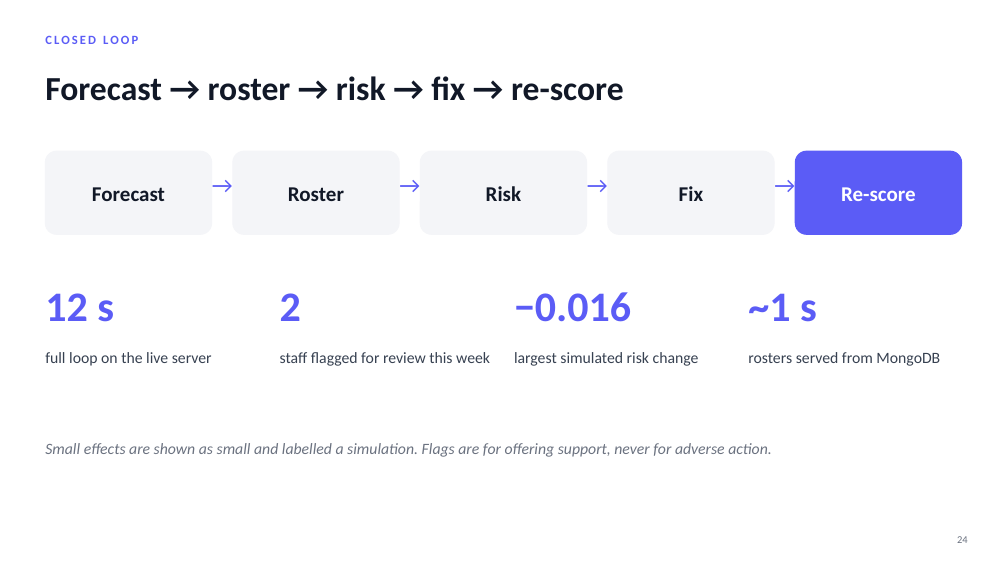
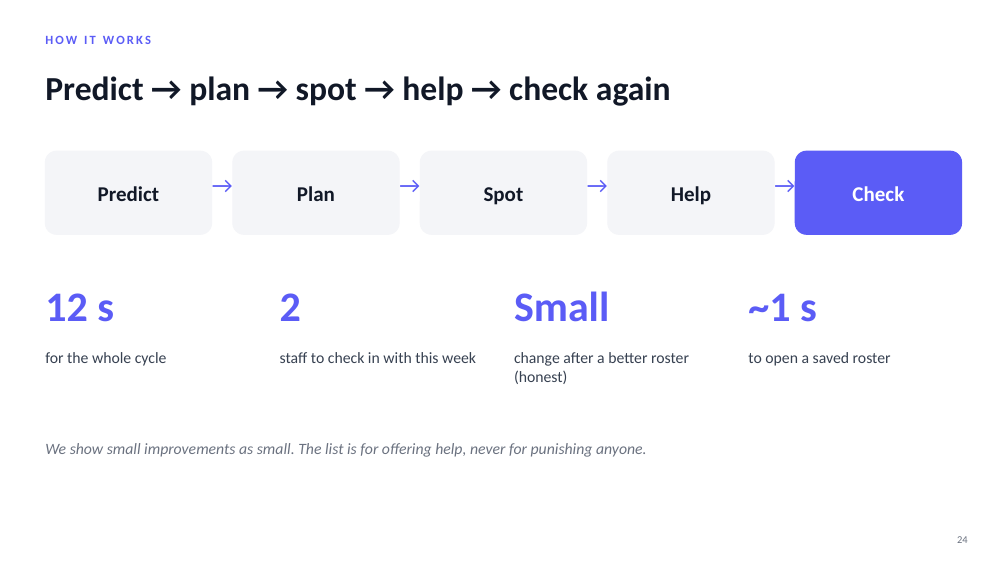
Before and after one commit to Ashu-Stark/Hospitality-, a slide deck: slide 24 of docs/HOI_Progress_Update.pptx. Drawn at 1008x567 pixels with LibreOffice and Linux fonts; fonts in the diff are those of the drawing; background and template pictures are left out. Boxes give left, top, right and bottom in pixels: in the first picture for what was removed or moved away, otherwise in the second. Text is boxed around its words. In the diff, an @@ line names an element or a change of style, - is before the commit and + after.

```diff
--- a/docs/HOI_Progress_Update.pptx
+++ b/docs/HOI_Progress_Update.pptx
@@ text at <box>45,36,151,44</box>: text changed @@
-CLOSED LOOP
+HOW IT WORKS
@@ text at <box>45,76,671,106</box>: text changed @@
-Forecast → roster → risk → fix → re-score
+Predict → plan → spot → help → check again
@@ text at <box>98,186,160,201</box>: text changed @@
-Forecast
+Predict
@@ text at <box>297,186,335,201</box>: text changed @@
-Roster
+Plan
@@ text at <box>484,187,524,205</box>: text changed @@
-Risk
+Spot
@@ text at <box>671,186,711,205</box>: text changed @@
-Fix
+Help
@@ text at <box>852,186,904,201</box>: text changed @@
-Re-score
+Check
@@ text at <box>514,291,609,322</box>: text changed @@
-−0.016
+Small
@@ text at <box>45,352,167,366</box>: text changed @@
-full loop on the live server
+for the whole cycle
@@ text at <box>280,352,476,363</box>: text changed @@
-staff flagged for review this week
+staff to check in with this week
@@ text at <box>514,352,689,384</box>: text changed @@
-largest simulated risk change
+change after a better roster (honest)
@@ text at <box>748,352,891,366</box>: text changed @@
-rosters served from MongoDB
+to open a saved roster
@@ text at <box>45,443,647,457</box>: text changed @@
-Small effects are shown as small and labelled a simulation. Flags are for offering support, never for adverse action.
+We show small improvements as small. The list is for offering help, never for punishing anyone.
```
Also in this commit, not shown: 8 other slides changed.
